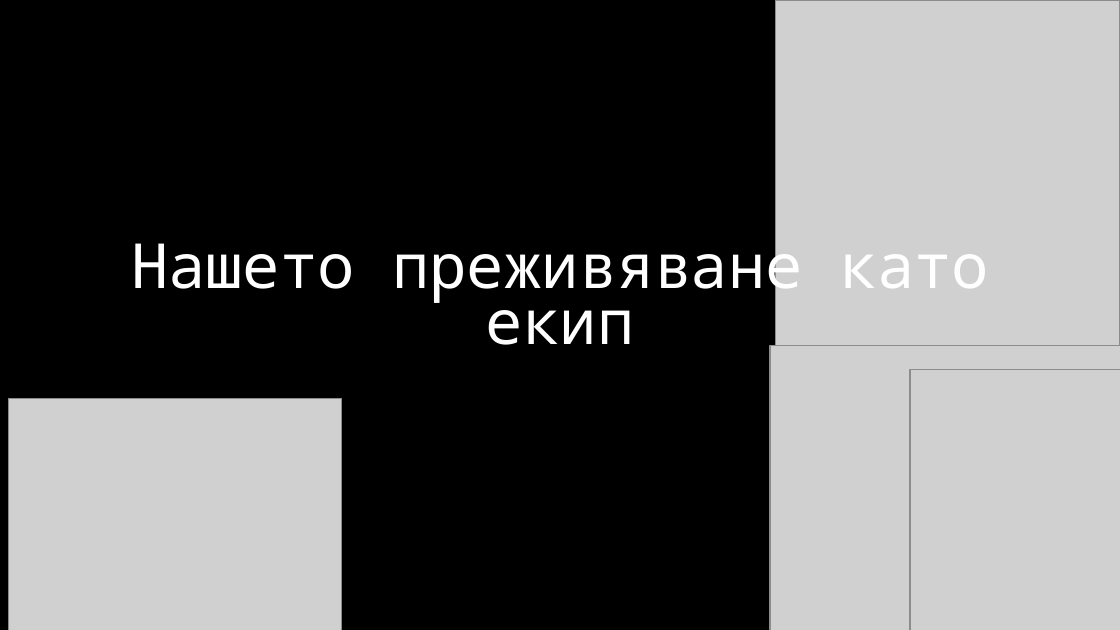
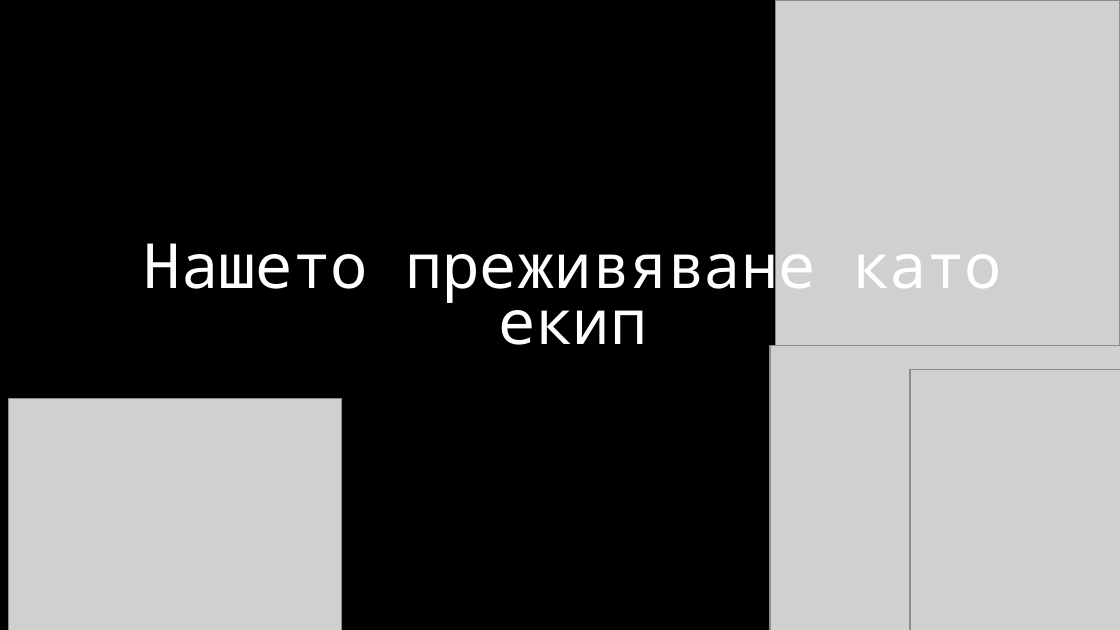
Before and after one commit to KrisD16/HackTUES128velit, a slide deck: slide 9 of presentation_hacktues.pptx (slide 7 before the commit). Drawn at 1120x630 pixels with LibreOffice and Linux fonts; fonts in the diff are those of the drawing; grey boxes stand for pictures; background and template pictures are left out. Boxes give left, top, right and bottom in pixels: in the first picture for what was removed or moved away, otherwise in the second. Text is boxed around its words. In the diff, an @@ line names an element or a change of style, - is before the commit and + after.

```diff
--- a/presentation_hacktues.pptx
+++ b/presentation_hacktues.pptx
@@ text "Нашето преживяване като екип" moved from (x1=131, y1=230, x2=989, y2=345) to (x1=144, y1=230, x2=1002, y2=345) @@
```
Also in this commit, not shown: 3 other slides changed, 2 slides added, 2 slides removed.
